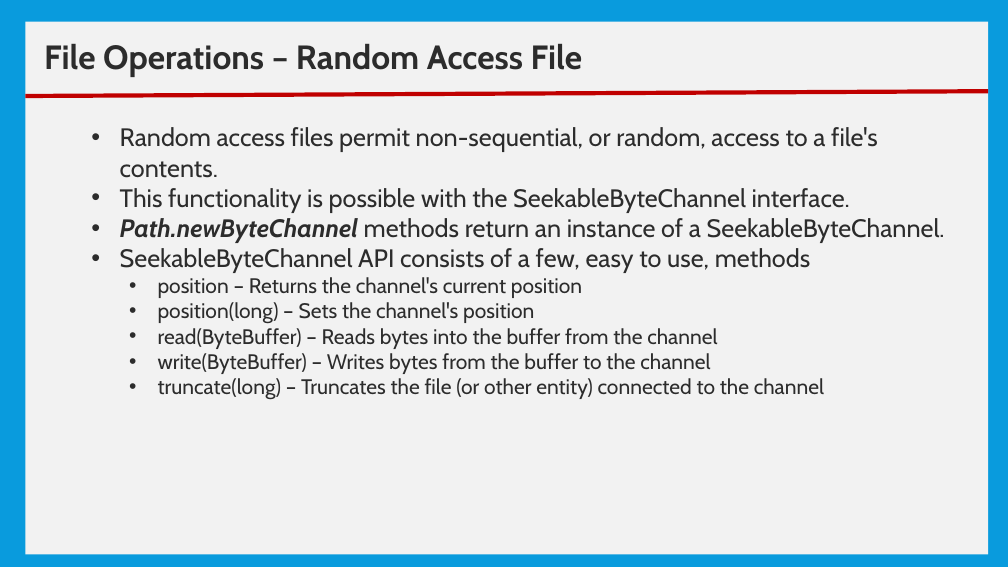
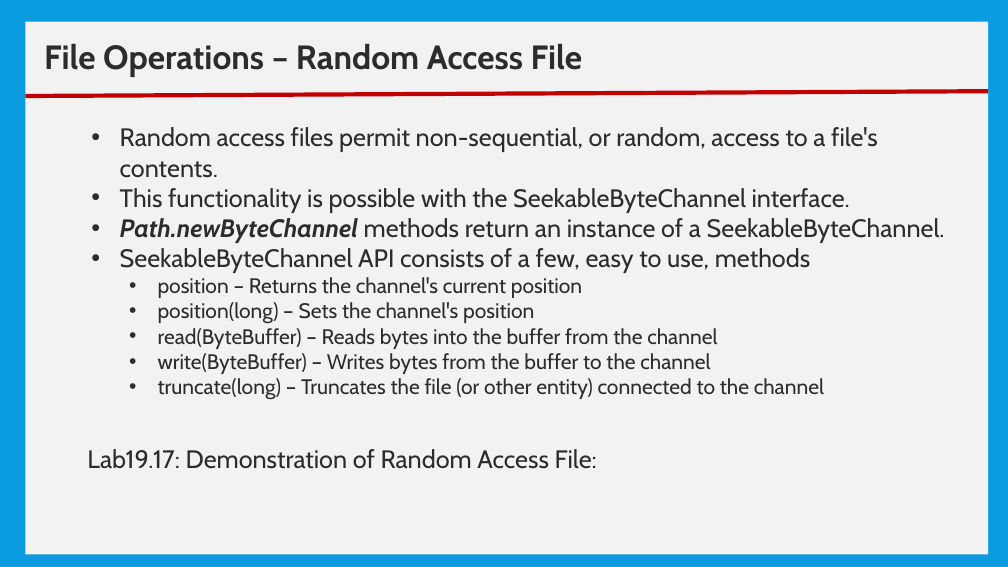
Before and after one commit to nmsgit1234/TechnicalDocs, a slide deck: slide 46 of training/core_java/10_Basic IO.pptx (slide 44 before the commit). Drawn at 1008x567 pixels with LibreOffice and Linux fonts; fonts in the diff are those of the drawing. Boxes give left, top, right and bottom in pixels: in the first picture for what was removed or moved away, otherwise in the second. Text is boxed around its words. In the diff, an @@ line names an element or a change of style, - is before the commit and + after.

```diff
--- a/training/core_java/10_Basic IO.pptx
+++ b/training/core_java/10_Basic IO.pptx
@@ text added at (87,449,597,469), 24 pt, text #2C2C2C @@
+Lab19.17: Demonstration of Random Access File:
```
Also in this commit, not shown: 5 slides added, 7 other files.
